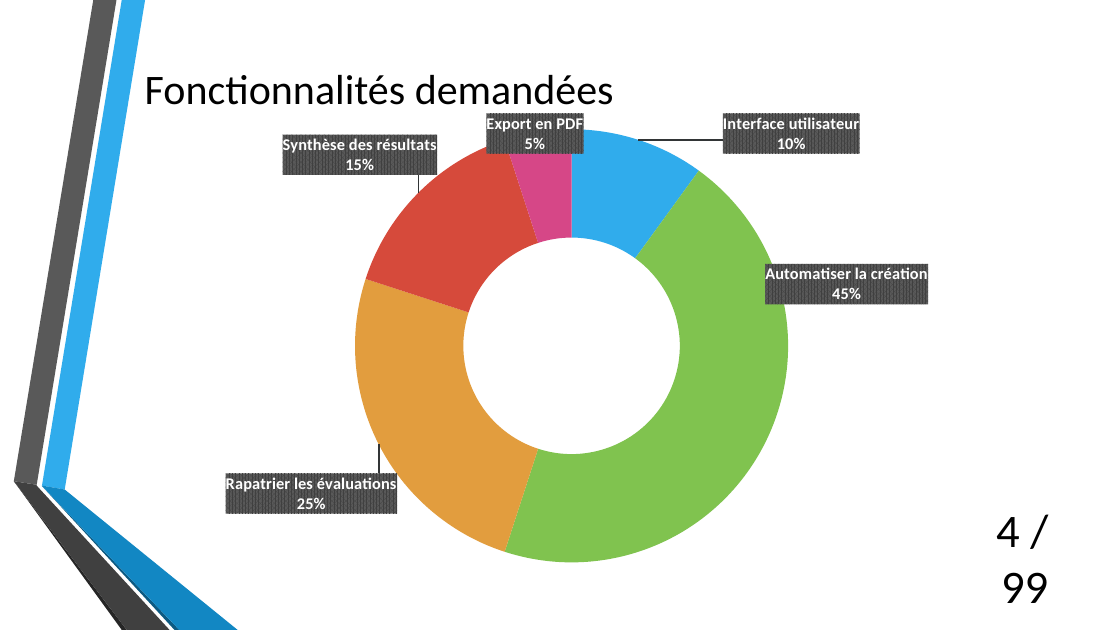
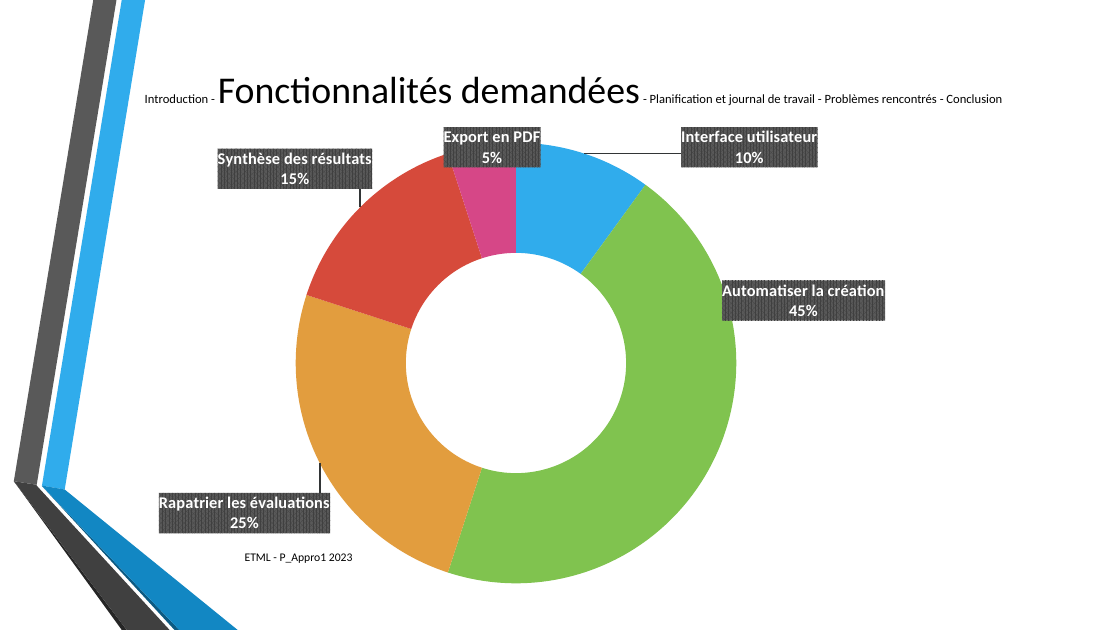
Before and after one commit to SylvainPhilipona/Recuperation-des-AutoEvaluations, a slide deck: slide 4 of CDC-rapport-jdt/Presentation/Presentation_philipona.pptx. Drawn at 1120x630 pixels with LibreOffice and Linux fonts; fonts in the diff are those of the drawing; background and template pictures are left out. Boxes give left, top, right and bottom in pixels: in the first picture for what was removed or moved away, otherwise in the second. Text is boxed around its words. In the diff, an @@ line names an element or a change of style, - is before the commit and + after.

```diff
--- a/CDC-rapport-jdt/Presentation/Presentation_philipona.pptx
+++ b/CDC-rapport-jdt/Presentation/Presentation_philipona.pptx
@@ title at [145,76,1002,105]: text changed; size 36 to 10.8 pt @@
-Fonctionnalités demandées
+Introduction - Fonctionnalités demandées - Planification et journal de travail - Problèmes rencontrés - Conclusion
@@ doughnut chart: place and size @@
-doughnut chart at [194,113,949,574]
+doughnut chart at [110,127,922,595]
@@ page number removed at [996,517,1048,603] @@
-4 / 99
@@ text added at [245,553,353,563], 10 pt, text #000000 @@
+ETML - P_Appro1 2023
```
Also in this commit, not shown: 7 other slides changed, 1 slide added, 1 slide removed, 2 other files.
